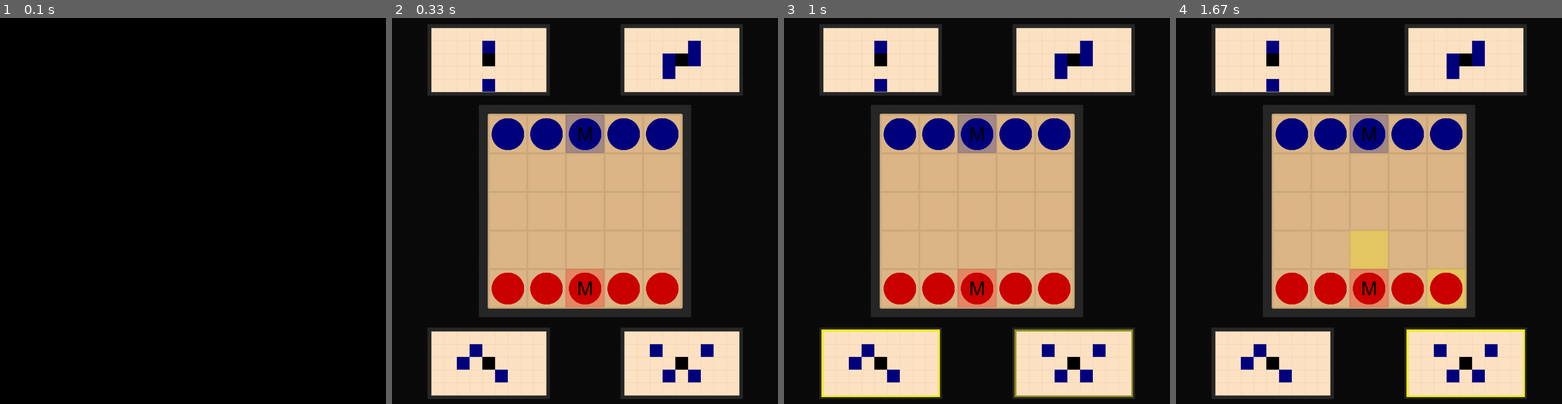
Above: before the commit, frames 1-4 (left to right).
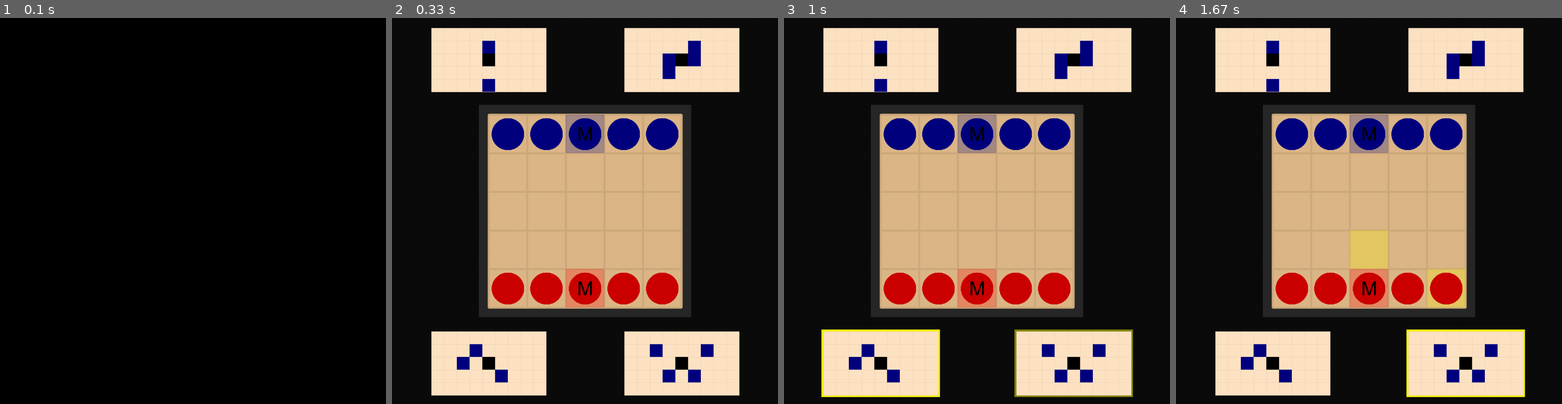
Above: after the commit, the same moments.

Repository: marioszap/onitamaEngine
Game: pygame game, started from pyGame.py
Two runs of this game, one before a commit and one after it. Both use one fixed random seed, a clock stepped at 60 frames per second and the inputs below.
Inputs (mouse positions are in pixels of both pictures, inside the frame that each line leads up to):
- Up to frame 1 (0.1 s): no input
- Up to frame 2 (0.33 s): no input
- Up to frame 3 (1 s): press the mouse at (880, 361) at 0.37 s; move the mouse to (868, 330) at 0.47 s; release the mouse at (857, 299) at 0.6 s; click (1119, 346) at 0.82 s
- Up to frame 4 (1.67 s): press the mouse at (1511, 346) at 1.13 s; move the mouse to (1461, 272) at 1.23 s; release the mouse at (1415, 199) at 1.37 s; press the mouse at (1272, 361) at 1.6 s

Frame 1 is identical in both runs. In frame 2, 3.4% of the frame differs, in the area x 9-91%, y 1-99%; in frame 3, 2.6%; in frame 4, 3.0%.

Commit message:
found method rotated rect for animations and started figuring out player turns

Diff:
--- a/engine.py
+++ b/engine.py
@@ -1,6 +1,7 @@
 import random, os
 os.environ['PYGAME_HIDE_SUPPORT_PROMPT'] = "hide"
 import pygame
+import math
 
 n = 5
 SCREEN_HEIGHT = 1000 #pygame.display.set_mode().get_size()[1] - 25
@@ -22,6 +23,22 @@
     s.fill(color)
     screen.blit(s, (stW, stH))
 
+
+def drawRotatedRectangle(screen, x, y, width, height, color, rotation=0) -> None:
+    points = []
+    radius = math.sqrt((height / 2)**2 + (width / 2)**2)
+
+    angle = math.atan2(height / 2, width / 2)
+    angles = [angle, -angle + math.pi, angle + math.pi, -angle]
+    rot_radians = (math.pi / 180) * rotation
+
+    for angle in angles:
+        y_offset = -1 * radius * math.sin(angle + rot_radians)
+        x_offset = radius * math.cos(angle + rot_radians)
+        points.append((x + x_offset, y + y_offset))
+
+    pygame.draw.polygon(screen, color, points)
+
 class Card():
     def __init__(self, name:str, moves:list[list[int]], stPoint=list[int], cardL=CARD_LENGTH, cardH=CARD_HEIGHT) -> None:
         self.name = name
@@ -44,7 +61,7 @@
         mousePosition = pygame.mouse.get_pos()
         clickArea = pygame.Rect(self.stPoint[0], self.stPoint[1], self.cardL, self.cardH)
 
-        pygame.draw.rect(screen, "grey16", pygame.Rect(self.stPoint[0]-offset, self.stPoint[1]-offset, self.cardL+2*offset, self.cardH+2*offset))
+        #pygame.draw.rect(screen, "grey16", pygame.Rect(self.stPoint[0]-offset, self.stPoint[1]-offset, self.cardL+2*offset, self.cardH+2*offset))
 
         if self.active:
             cardHighlightColor = 'yellow'
@@ -81,9 +98,58 @@
         for move in self.moves:
             pygame.draw.rect(screen, "navy", pygame.Rect(centerStPoint[0]+move[0]*sq, centerStPoint[1]+move[1]*sq, sq, sq))
 
+        #drawRotatedRectangle(screen, 470, 600, CARD_HEIGHT, CARD_LENGTH, lineColor, rotation=40)
+        #drawRotatedRectangle(screen, 150, 600, CARD_HEIGHT, CARD_LENGTH, lineColor, rotation=20)
+
+class Player():
+    def __init__(self, userView, cardsInGame, name) -> None:
+        self.cards = [None] * 2
+        cardX = [None] * 2
+        self.userView = userView
+        cardX[0] = SCREEN_WIDTH // 4 - CARD_LENGTH //2
+        cardX[1] = cardX[0] + SCREEN_WIDTH // 2
+        cardY = (SCREEN_HEIGHT-BOARD_HEIGHT)/4 - CARD_HEIGHT // 2 - bigOffset//2 - smallOffset//2
+        if not userView:
+            cardY =+ 3*SCREEN_HEIGHT // 4 + 2.5*bigOffset
+        self.cards = self.pickCards(cardsInGame, cardX, cardY)
+        self.plays = False
+        self.name = name
+        if not userView:
+            for card in self.cards:
+                card.mirrorCoord(1)#"""
+        else:
+            for card in self.cards:
+                card.mirrorCoord(0)#"""
+
+
+
+    def pickCards(self, cardsDict: dict, coorsX: list[int], coorY: int) -> list[Card]:
+        cardsToChooseFrom = random.sample([card for card in cardsDict], 2)
+        cards = [None] * len(coorsX)
+        for i in range(len(cardsToChooseFrom)):
+            cards[i] = Card(cardsToChooseFrom[i], cardsDict[cardsToChooseFrom[i]], [coorsX[i], coorY])
+            cardsDict.pop(cardsToChooseFrom[i])
+        return cards
+
+
+    def playerTurn(self):
+        self.plays = True
+        for card in self.cards:
+            card.active = True
+
+
+    def giveCard(self, card: Card):
+        temp = card.cardL
+        card.cardL = card.cardH
+        card.cardH = temp
+
+    def endTurn(self):
+        for Card in self.cards:
+            Card.active = False
+
 
 class GameState():
-    def __init__(self, n: int, stW = (SCREEN_WIDTH-BOARD_HEIGHT)/2, stH = (SCREEN_HEIGHT-BOARD_HEIGHT)/2) -> None:
+    def __init__(self, n: int, cardsInGame, stW = (SCREEN_WIDTH-BOARD_HEIGHT)/2, stH = (SCREEN_HEIGHT-BOARD_HEIGHT)/2) -> None:
         """
         :n:is an odd integer larger than one
         :return:None
@@ -99,6 +165,9 @@
         self.clickArea = pygame.Rect(stW, stH, BOARD_HEIGHT, BOARD_HEIGHT)
         self.stW = stW
         self.stH = stH
+        self.players = [None] * 2
+        for i in range(len(self.players)):
+            self.players[i] = Player(1-i, cardsInGame, f'p{i+1}')
 
 
     def drawBoard(self, screen, offset) -> None:
@@ -110,6 +179,7 @@
             pygame.draw.line(screen, lineColor, (self.stW, i*SQ_SIZE+self.stH), (BOARD_HEIGHT+self.stW, i*SQ_SIZE+self.stH), SQ_SIZE//20) #Horizontal
         drawTransparentRect(screen, "navy", (n//2)*SQ_SIZE+self.stW, 0*SQ_SIZE+self.stH, SQ_SIZE, SQ_SIZE)
         drawTransparentRect(screen, "red", (n//2)*SQ_SIZE+self.stW, (n-1)*SQ_SIZE+self.stH, SQ_SIZE, SQ_SIZE)
+        #pygame.draw.rect(screen, "grey16", pygame.Rect(self.stPoint[0]-offset, self.stPoint[1]-offset, self.cardL+2*offset, self.cardH+2*offset))
 
 
     def highlightSquares(self, screen, card, player) -> None:
@@ -143,6 +213,7 @@
                 except:
                     ...
 
+
     def movePawn(self, startSquare, endSquare) -> None:
         pawnName = self.board[startSquare[0]][startSquare[1]]
         self.board[startSquare[0]][startSquare[1]] = '--'
@@ -152,46 +223,3 @@
         except:
             pass
         self.board[endSquare[0]][endSquare[1]] = pawnName
-
-
-class Player():
-    def __init__(self, userView, cardsInGame, name) -> None:
-        self.cards = [None] * 2
-        cardX = [None] * 2
-        self.userView = userView
-        cardX[0] = SCREEN_WIDTH // 4 - CARD_LENGTH //2
-        cardX[1] = cardX[0] + SCREEN_WIDTH // 2
-        cardY = (SCREEN_HEIGHT-BOARD_HEIGHT)/4 - CARD_HEIGHT // 2 - bigOffset//2 - smallOffset//2
-        if not userView:
-            cardY =+ 3*SCREEN_HEIGHT // 4 + 2.5*bigOffset
-        self.cards = self.pickCards(cardsInGame, cardX, cardY)
-        self.plays = False
-        self.name = name
-        if not userView:
-            for card in self.cards:
-                card.mirrorCoord(1)#"""
-        else:
-            for card in self.cards:
-                card.mirrorCoord(0)#"""
-
-
-
-    def pickCards(self, cardsDict: dict, coorsX: list[int], coorY: int) -> list[Card]:
-        cardsToChooseFrom = random.sample([card for card in cardsDict], 2)
-        cards = [None] * len(coorsX)
-        for i in range(len(cardsToChooseFrom)):
-            cards[i] = Card(cardsToChooseFrom[i], cardsDict[cardsToChooseFrom[i]], [coorsX[i], coorY])
-            cardsDict.pop(cardsToChooseFrom[i])
-        return cards
-
-
-    def playerTurn(self):
-        self.plays = True
-        for card in self.cards:
-            card.active = True
-
-
-    def giveCard(self, card: Card):
-        temp = card.cardL
-        card.cardL = card.cardH
-        card.cardH = temp
--- a/pyGame.py
+++ b/pyGame.py
@@ -49,18 +49,14 @@
     screen = pygame.display.set_mode((SCREEN_WIDTH, SCREEN_HEIGHT))
     clock = pygame.time.Clock()
     screen.fill(pygame.Color("white"))
-    game = GameState(n)
 
     cardsInGame = loadCards()
-    players = [None] * 2
-    pNames = ['p1', 'p2']
-    for i in range(len(players)):
-        players[i] = Player(i-1, cardsInGame, pNames[i])
-    players[i].playerTurn()
+    game = GameState(n, cardsInGame)
     loadImages()
     running = True
-    print('p1: ', players[0].cards[0].name, players[0].cards[0].moves, players[0].cards[1].name, players[0].cards[1].moves)
-    print('p2: ', players[1].cards[0].name, players[1].cards[0].moves, players[1].cards[1].name, players[1].cards[1].moves)
+
+
+    game.players[1].playerTurn()
 
     while running:
         for e in pygame.event.get():
@@ -70,7 +66,8 @@
         drawBackground(screen)
         game.drawBoard(screen, bigOffset)
 
-        for player in players:
+        for player in game.players:
+            #player = players[1]
             for i in range(len(player.cards)):
                 x = player.cards[i].draw(screen, player.cards[1-i])
                 if not x is None:
@@ -79,7 +76,7 @@
 
         if not movesToPlay is None:
             #print(movesToPlay)
-            game.highlightSquares(screen, movesToPlay, 'p2')
+            game.highlightSquares(screen, movesToPlay, player.name)
         drawPawns(screen, game.board, (SCREEN_WIDTH-BOARD_HEIGHT)/2, (SCREEN_HEIGHT-BOARD_HEIGHT)/2)
 
         clock.tick(MAX_FPS)
